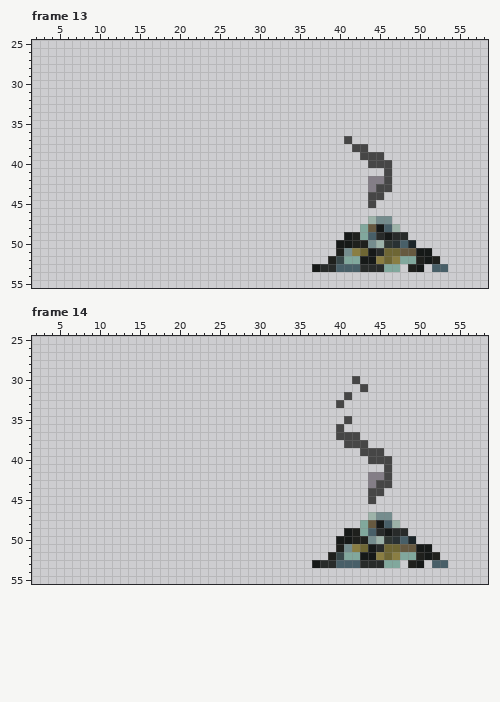
A pixel-art file gets an edit: art/Sprites/Enemy/Death/Enemy_v1_deathanimation.aseprite. This is how it looked before the edit.
64x64 pixels, 19 frames. Pixels under 10% opacity are left out. Colours within 5 levels of each other are drawn and written as one. Shown: frame 13: x 2..58, y 25..55; frame 14: x 2..58, y 25..55. The old version is drawn lined up with the new one, on the new canvas. The commit also changed other frames, which this record leaves out.
After the commit:
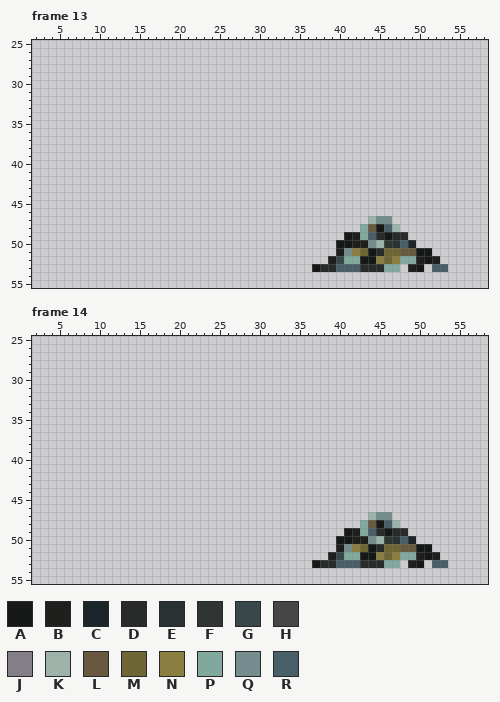
Palette (. is transparent): A #161918  B #1f201d  C #1c2529  D #282b2a  E #293133  F #2f3632  G #384749  H #464646  J #847e87  K #9db3a9  L #665940  M #6e6634  N #8a7e43  P #81a89d  Q #758d8e  R #485f68
Commit: death animation wind blow
What changed:
canvas 64x64 -> 96x64
Changed rows in their new state; - is an unchanged pixel.
Frame 13:
first column x 41:
37 .-----
38 -..---
39 --...-
40 ---...
41 -----.
42 ---...
43 ---...
44 ---..-
45 ---.--
Frame 14:
first column x 40:
30 --.----
31 ---.---
32 -.-----
33 .------
35 -.-----
36 .------
37 ...----
38 -...---
39 ---...-
40 ----...
41 ------.
42 ----...
43 ----...
44 ----..-
45 ----.--
Where, in picture pixels (left, top, right, bottom), the same in both pictures:
erased: (344, 136, 392, 208)
erased: (336, 376, 392, 504)
